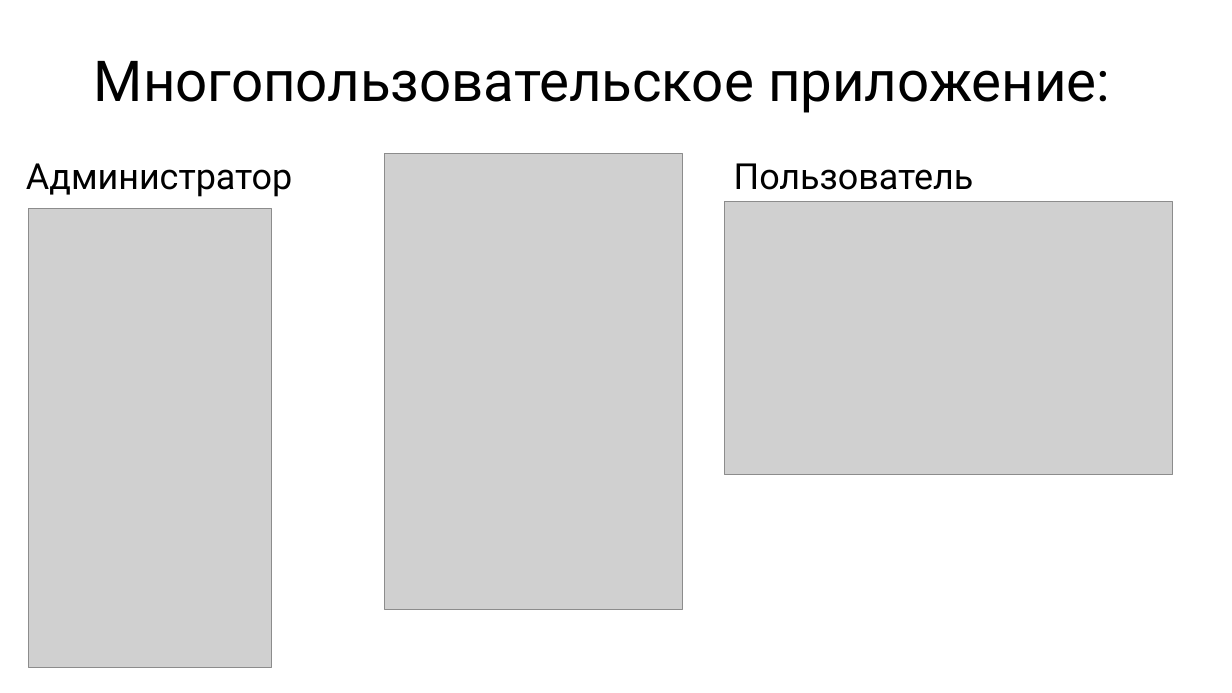
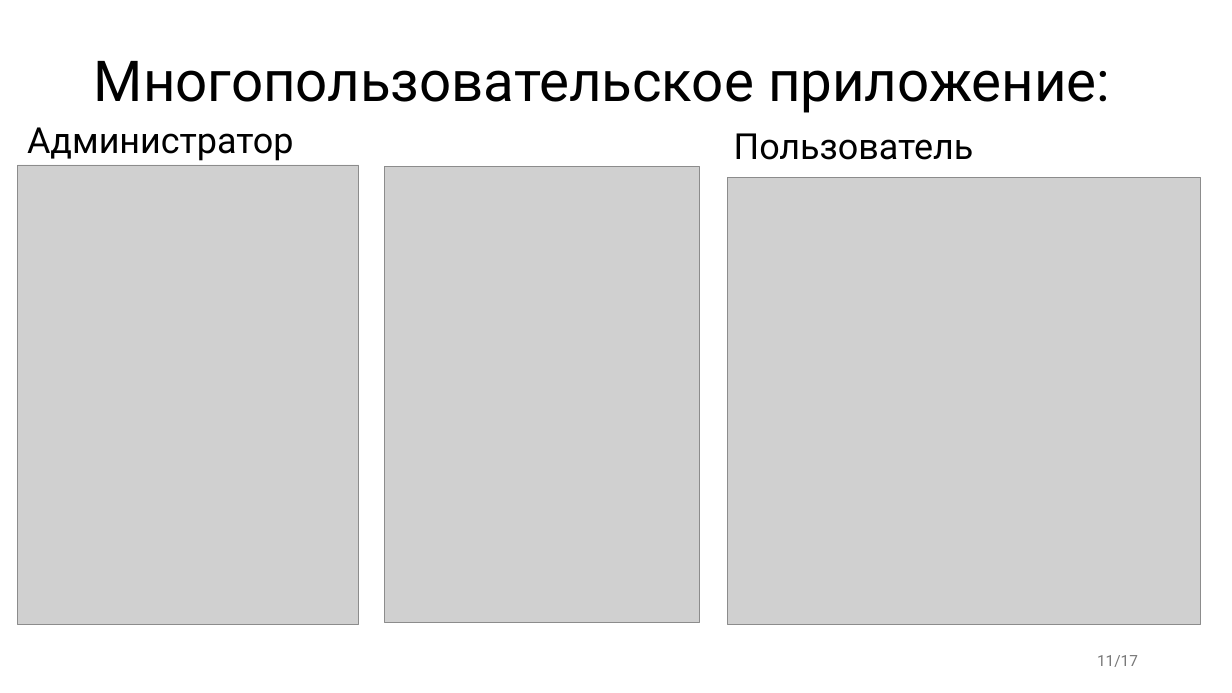
Before and after one commit to BirdManl/-zoo-, a slide deck: slide 11 of Пз+презентация/презентация .pptx. Drawn at 1232x693 pixels with LibreOffice and Linux fonts; fonts in the diff are those of the drawing; grey boxes stand for pictures. Boxes give left, top, right and bottom in pixels: in the first picture for what was removed or moved away, otherwise in the second. Text is boxed around its words. In the diff, an @@ line names an element or a change of style, - is before the commit and + after.

```diff
--- a/Пз+презентация/презентация .pptx
+++ b/Пз+презентация/презентация .pptx
@@ text "Администратор": place and size @@
-text "Администратор" at bbox=[26, 163, 292, 197]
+text "Администратор" at bbox=[27, 127, 293, 161]
@@ text "Пользователь": place and size @@
-text "Пользователь" at bbox=[734, 163, 974, 190]
+text "Пользователь" at bbox=[734, 133, 974, 160]
@@ picture: place and size @@
-picture at bbox=[29, 209, 272, 668]
+picture at bbox=[18, 165, 359, 625]
@@ picture: place and size @@
-picture at bbox=[384, 153, 683, 609]
+picture at bbox=[384, 167, 700, 623]
@@ picture: place and size @@
-picture at bbox=[725, 201, 1173, 475]
+picture at bbox=[727, 177, 1201, 624]
@@ page number added at bbox=[1097, 655, 1138, 667], 12 pt, text #797979 @@
+11/17
```
Also in this commit, not shown: 14 other slides changed, 2 other files.
